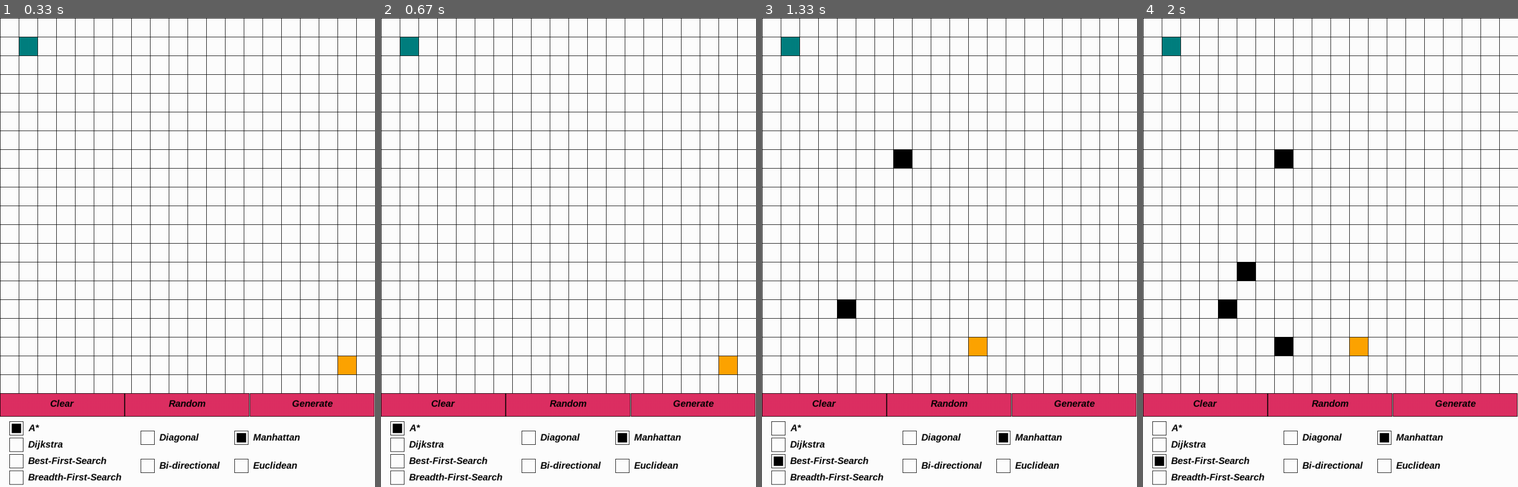
Above: before the commit, frames 1-4 (left to right).
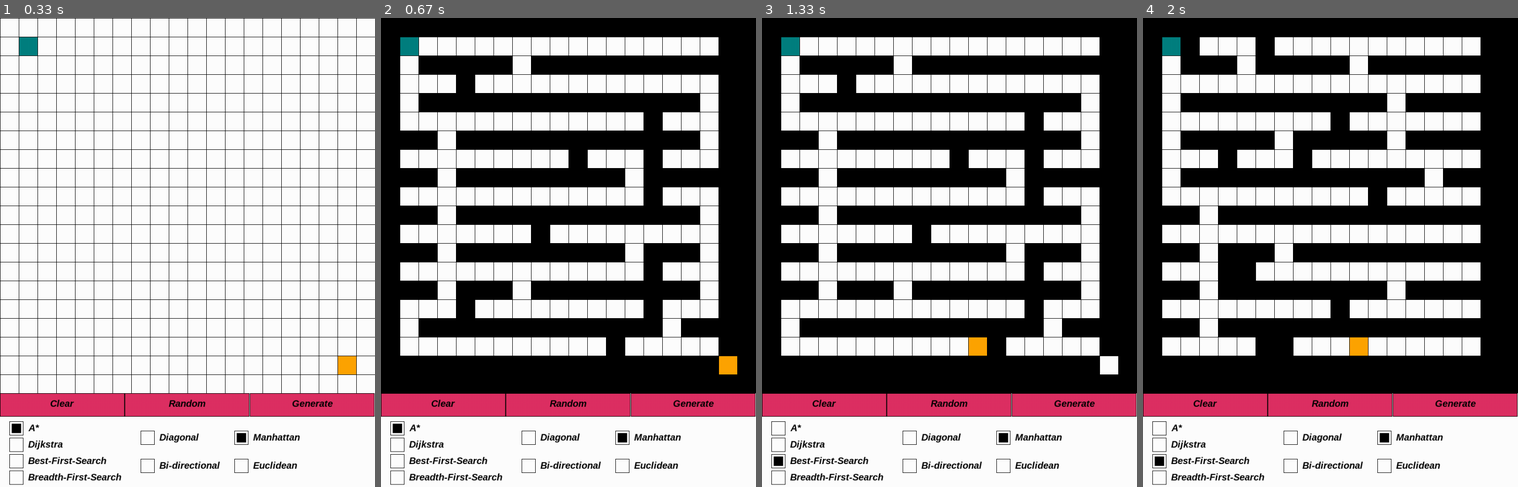
Above: after the commit, the same moments.

Repository: AllanMildzi/Pathfinder_pygame
Game: pygame game, started from main.py
The game is run twice, just before and just after one commit, with the same random seed, the same clock (stepped at 60 frames per second) and the same inputs.
Inputs (mouse positions are in pixels of both pictures, inside the frame that each line leads up to):
- Up to frame 1 (0.33 s): no input
- Up to frame 2 (0.67 s): click "Random" at 0.38 s
- Up to frame 3 (1.33 s): press the mouse at (1107, 365) at 0.7 s; move the mouse to (1043, 355) at 0.8 s; release the mouse at (979, 350) at 0.93 s; press the mouse at (777, 458) at 1.03 s; move the mouse to (837, 308) at 1.13 s; release the mouse at (897, 154) at 1.27 s
- Up to frame 4 (2 s): click "Generate" at 1.38 s; press the mouse at (1330, 402) at 1.7 s; move the mouse to (1285, 336) at 1.8 s; release the mouse at (1236, 271) at 1.93 s

Frame 1 is identical in both runs. In frame 2, 45% of the frame differs, in the area x 0-100%, y 0-80%; in frame 3, 45%; in frame 4, 46%.

Commit message:
Added random maze generation

Diff:
--- a/main.py
+++ b/main.py
@@ -1,5 +1,6 @@
 import pygame
 import math
+import random
 from settings import *
 
 
@@ -7,7 +8,7 @@
     def __init__(self):
         self.rows = 20
         self.columns = 20
-        self.width = WIDTH / self.columns
+        self.width = WIDTH // self.columns
         self.graph = [["empty" for col in range(self.columns)] for row in range(self.rows)]
 
     def update(self, rows, columns):
@@ -22,8 +23,60 @@
     def clear_walls(self, row, col):
         self.graph[row][col] = "empty"
 
-    def random_generation(self):
-        print("Coming soon...")
+    def random_generation(self, start, end):
+        if start.position[0] == 0:
+            start.position = (start.position[0] + 1, start.position[1])
+        if start.position[1] == 0:
+            start.position = (start.position[0], start.position[1] + 1)
+        if start.position[0] == self.rows - 1:
+            start.position = (start.position[0] - 1, start.position[1])
+        if start.position == self.columns - 1:
+            start.position[1] = (start.position[0], start.position[1] - 1)
+
+        for row in range(self.rows):
+            for col in range(self.columns):
+                self.graph[row][col] = "wall"
+
+        self.graph[end.position[0]][end.position[1]] = "empty"
+
+        frontier = [start.position]
+        possible_neighbors = [(0, 2), (0, -2), (2, 0), (-2, 0)]
+
+        while len(frontier) > 0:
+            random_frontier = frontier[random.randint(0, len(frontier) - 1)]
+            self.graph[random_frontier[0]][random_frontier[1]] = "empty"
+            frontier.remove(random_frontier)
+
+            for neighbour in possible_neighbors:
+                if random_frontier == random_frontier == end.position:
+                    continue
+                if (random_frontier[0] + neighbour[0], random_frontier[1] + neighbour[1]) in frontier:
+                    continue
+                if random_frontier[0] + neighbour[0] < 1:
+                    continue
+                if random_frontier[0] + neighbour[0] > self.rows - 2:
+                    continue
+                if random_frontier[1] + neighbour[1] < 1:
+                    continue
+                if random_frontier[1] + neighbour[1] > self.columns - 2:
+                    continue
+                if self.graph[random_frontier[0] + neighbour[0]][random_frontier[1] + neighbour[1]] == "empty":
+                    continue
+
+                frontier.append((random_frontier[0] + neighbour[0], random_frontier[1] + neighbour[1]))
+
+            for neighbour in possible_neighbors:
+                if random_frontier[0] + neighbour[0] < 1:
+                    continue
+                if random_frontier[0] + neighbour[0] > self.rows - 2:
+                    continue
+                if random_frontier[1] + neighbour[1] < 1:
+                    continue
+                if random_frontier[1] + neighbour[1] > self.columns - 2:
+                    continue
+                if self.graph[random_frontier[0] + neighbour[0]][random_frontier[1] + neighbour[1]] == "empty":
+                    self.graph[(random_frontier[0] + (random_frontier[0] + neighbour[0])) // 2][(random_frontier[1] + (random_frontier[1] + neighbour[1])) // 2] = "empty"
+                    break
 
     def draw_board(self, win):
         win.fill(WHITE)
@@ -93,7 +146,6 @@
 def draw_path(color, path, width):
     for node in path:
         node.draw(color, node.get_node_rect(width))
-        freeze(0.2)
 
 
 def freeze(ms):
@@ -114,11 +166,14 @@
         return math.sqrt(((start[0] - end[0]) ** 2) + ((start[1] - end[1]) ** 2))
 
 
-def return_path(current_node):
+def return_path(current_node, node_width):
     path = []
     current = current_node
     while current is not None:
         path.append(current)
+        current.draw(BLUE, current.get_node_rect(node_width))
+        pygame.display.update()
+        freeze(0.1)
         current = current.parent
     return path[1:-1]
 
@@ -151,13 +206,13 @@
         node.draw(RED, current_node.get_node_rect(node_width))
 
         if current_iteration > max_iterations:
-            return return_path(current_node)
+            return return_path(current_node, node_width)
 
         open_list.pop(current_index)
         closed_list.append(current_node)
 
         if current_node == end:
-            return return_path(current_node)
+            return return_path(current_node, node_width)
 
         children = []
 
@@ -232,19 +287,26 @@
             if event.type == pygame.QUIT:
                 run = False
             if event.type == pygame.MOUSEBUTTONDOWN:
+                if buttons_list[1].buttons_rect.collidepoint(pygame.mouse.get_pos()):
+                    board.random_generation(start, end)
                 if event.button == 4 and board.rows > 10:
-                    board.rows -= 1
-                    board.columns -= 1
+                    board.rows -= 5
+                    board.columns -= 5
                     start.position = (1, 1)
                     end.position = (board.rows - 2, board.columns - 2)
                     board.update(board.rows, board.columns)
-                elif event.button == 5 and board.rows < 40:
-                    board.rows += 1
-                    board.columns += 1
+                    print(board.rows, board.columns)
+                elif event.button == 5 and board.rows < 50:
+                    board.rows += 5
+                    board.columns += 5
                     start.position = (1, 1)
                     end.position = (board.rows - 2, board.columns - 2)
                     board.update(board.rows, board.columns)
+                    print(board.rows, board.columns)
                 path = []
+            if event.type == pygame.MOUSEBUTTONUP and buttons_list[1].isPressed:
+                buttons_list[1].isPressed = False
+
             for button in buttons_list:
                 if event.type == pygame.MOUSEBUTTONDOWN and button.buttons_rect.collidepoint(pygame.mouse.get_pos()):
                     if button.isPressed == False:
@@ -315,9 +377,6 @@
                     elif buttons_list[0].buttons_rect.collidepoint(pygame.mouse.get_pos()):
                         board.clear_walls(row, col)
                         buttons_list[0].isPressed = False
-                    elif buttons_list[1].buttons_rect.collidepoint(pygame.mouse.get_pos()):
-                        board.random_generation()
-                        buttons_list[1].isPressed = False
                     elif buttons_list[2].buttons_rect.collidepoint(pygame.mouse.get_pos()):
                         if algorithm == "A*":
                             draw_path(WHITE, path, board.width)
@@ -330,7 +389,7 @@
                                           option_boxes[1].is_checked)
 
                         elif algorithm == "Dijkstra":
-                            print("Test")
+                            print("Coming soon...")
                         buttons_list[2].isPressed = False
                         break
                 else:
